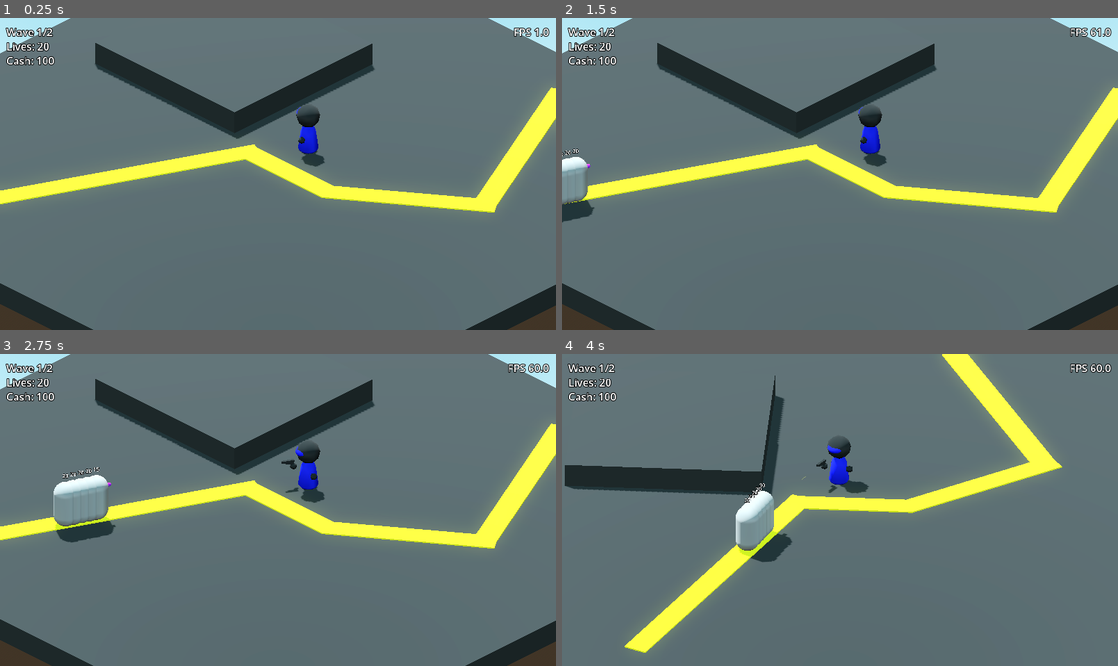
Above: before the commit, frames 1-4 (two rows, left to right).
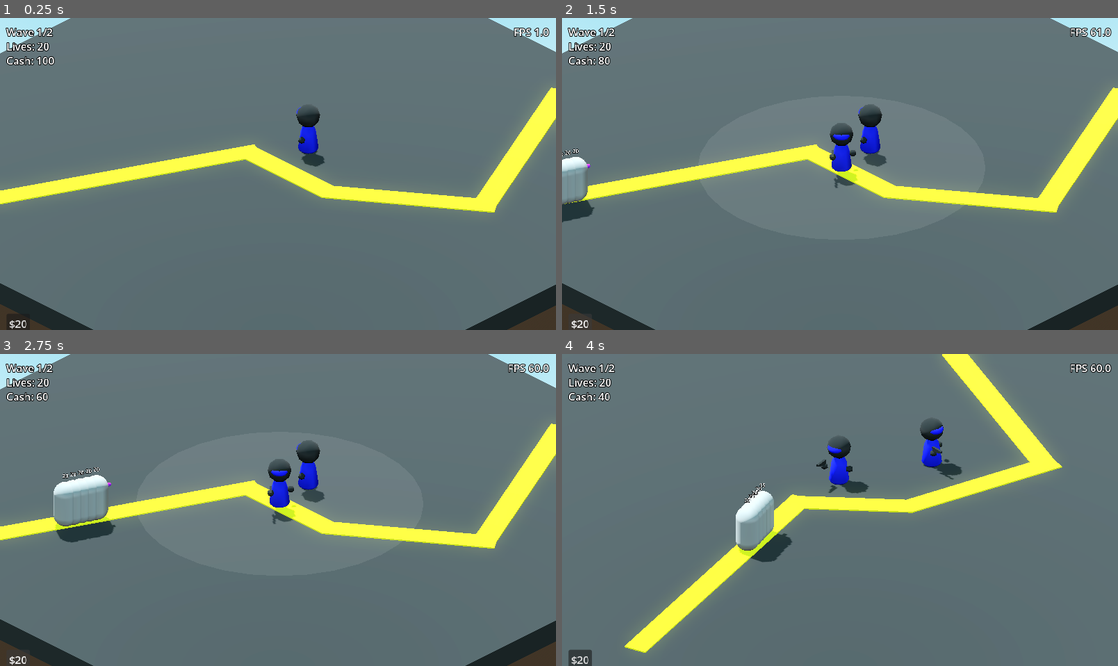
Above: after the commit, the same moments.

Repository: mathiasscherer2007/tower-defense
Game: Godot game, scene res://Scenes/main.tscn
Same seed, same stepped clock (60 frames per second), same inputs: the game is played once before the commit and once after it.
Inputs (mouse positions are in pixels of both pictures, inside the frame that each line leads up to):
- Up to frame 1 (0.25 s): no input
- Up to frame 2 (1.5 s): click (578, 323) at 0.5 s, where only the run after the commit has a clickable "$20"; click (578, 323) at 1.25 s, where only the run after the commit has a clickable "$20"
- Up to frame 3 (2.75 s): click (16, 659) at 2 s, where only the run after the commit has a clickable "$20"
- Up to frame 4 (4 s): move the mouse to (962, 494) at 2.77 s; hold A (MoveCameraLeft) 2.78-3.53 s; click (962, 494) at 2.92 s; move the mouse to (728, 525) at 3.52 s; tap D (MoveCameraRight) at 3.6 s; click (728, 525) at 3.67 s

The runs differ from the first frame. In frame 1, 4.3% of the frame differs, in the area x 1-68%, y 8-100%; in frame 2, 5.0%; in frame 3, 5.2%; in frame 4, 4.3%.
Error after the commit: Trying to assign value of type 'Nil' to a variable of type 'Vector3'. (res://Scripts/Levels/tower_handler.gd:15)

Commit message:
Add price-based tower spawn button and tower spawn capabilities

Diff:
--- a/Scenes/Levels/level.tscn
+++ b/Scenes/Levels/level.tscn
@@ -4,7 +4,9 @@
 [ext_resource type="Script" uid="uid://d12asrtuhipwj" path="res://Scripts/Player/player.gd" id="2_7x7pb"]
 [ext_resource type="Script" uid="uid://c0e81rg0tmd8y" path="res://Scripts/User Interface/camera_handler.gd" id="3_tq1so"]
 [ext_resource type="Script" uid="uid://bcicqcj7lwhda" path="res://Scripts/Levels/enemy_handler.gd" id="3_yjxcc"]
+[ext_resource type="Script" uid="uid://b23ss3oudspfs" path="res://Scripts/Levels/tower_handler.gd" id="4_lhx7y"]
 [ext_resource type="Script" uid="uid://deofo65uidnb8" path="res://Scripts/Levels/wave_handler.gd" id="4_lkqqh"]
+[ext_resource type="Script" uid="uid://dkuhnuppj4jts" path="res://Scripts/Levels/placement_handler.gd" id="5_rv5g2"]
 
 [node name="Level" type="Node3D" unique_id=2011401683]
 script = ExtResource("1_f1n8c")
@@ -21,10 +23,14 @@
 [node name="EnemyHandler" type="Path3D" parent="." unique_id=932929914]
 script = ExtResource("3_yjxcc")
 
-[node name="Towers" type="Node3D" parent="." unique_id=1765927691]
+[node name="TowerHandler" type="Node3D" parent="." unique_id=1765927691]
+script = ExtResource("4_lhx7y")
 
 [node name="WaveHandler" type="Node3D" parent="." unique_id=932217088]
 script = ExtResource("4_lkqqh")
 
+[node name="PlacementHandler" type="Node3D" parent="." unique_id=448176626]
+script = ExtResource("5_rv5g2")
+
 [node name="Player" type="Node" parent="." unique_id=269792513]
 script = ExtResource("2_7x7pb")
--- a/Scenes/Levels/test/test1.tscn
+++ b/Scenes/Levels/test/test1.tscn
@@ -66,6 +66,9 @@
 [sub_resource type="StandardMaterial3D" id="StandardMaterial3D_x2qse"]
 albedo_color = Color(0.15127608, 0.15127608, 0.15127605, 1)
 
+[sub_resource type="BoxShape3D" id="BoxShape3D_x2qse"]
+size = Vector3(30, 0.001, 30)
+
 [node name="Level" unique_id=2011401683 instance=ExtResource("1_7joup")]
 
 [node name="DirectionalLight3D" type="DirectionalLight3D" parent="." index="0" unique_id=1734798752]
@@ -89,7 +92,7 @@
 transform = Transform3D(-4.371139e-08, 0, 1, 0, 1, 0, -1, 0, -4.371139e-08, 0, 0.05, 3)
 curve = SubResource("Curve3D_y5gs5")
 
-[node name="TestBasic" parent="Towers" parent_id_path=PackedInt32Array(1765927691) index="0" unique_id=1272181662 instance=ExtResource("2_y5gs5")]
+[node name="TestBasic" parent="TowerHandler" parent_id_path=PackedInt32Array(1765927691) index="0" unique_id=1272181662 instance=ExtResource("2_y5gs5")]
 transform = Transform3D(1, 0, 0, 0, 1, 0, 0, 0, 1, 1.9356995, 0, -0.24145031)
 
 [node name="WaveHandler" parent="." index="5" unique_id=932217088]
@@ -100,16 +103,12 @@
 [node name="CSGBox3D" type="CSGBox3D" parent="Geometry" index="0" unique_id=1890026742]
 transform = Transform3D(1, 0, 0, 0, 1, 0, 0, 0, 1, 0, -0.5, 0)
 layers = 8
+collision_layer = 8
+collision_mask = 0
 size = Vector3(30, 1, 30)
 material = SubResource("StandardMaterial3D_x2qse")
 
-[node name="CSGBox3D2" type="CSGBox3D" parent="Geometry" index="1" unique_id=925491025]
-transform = Transform3D(0.27040052, 0, 0, 0, 1, 0, 0, 0, 0.27341396, 4.797, 0.5, -7.495)
-layers = 8
-size = Vector3(30, 1, 30)
-material = SubResource("StandardMaterial3D_x2qse")
-
-[node name="Path" type="Node3D" parent="Geometry" index="2" unique_id=1571035114]
+[node name="Path" type="Node3D" parent="Geometry" index="1" unique_id=1571035114]
 transform = Transform3D(-4.371139e-08, 0, 1, 0, 1, 0, -1, 0, -4.371139e-08, 0, 0, 3)
 
 [node name="CSGBox3D" type="CSGBox3D" parent="Geometry/Path" index="0" unique_id=1482054756]
@@ -132,5 +131,16 @@
 material_override = ExtResource("3_u46i1")
 size = Vector3(1, 1, 5.139489)
 
-[node name="Player" parent="." index="7" unique_id=269792513]
+[node name="Area3D" type="Area3D" parent="Geometry" index="2" unique_id=563205370]
+collision_layer = 8
+collision_mask = 0
+
+[node name="CollisionShape3D" type="CollisionShape3D" parent="Geometry/Area3D" index="0" unique_id=865167173]
+transform = Transform3D(1, 0, 0, 0, 1, 0, 0, 0, 1, 0, -0.0063841343, 0)
+shape = SubResource("BoxShape3D_x2qse")
+
+[node name="PlacementHandler" parent="." index="7" unique_id=448176626 node_paths=PackedStringArray("camera_handler")]
+camera_handler = NodePath("../CameraHandler")
+
+[node name="Player" parent="." index="8" unique_id=269792513]
 starter_cash = 100
--- a/Scenes/Towers/test/testbasic.tscn
+++ b/Scenes/Towers/test/testbasic.tscn
@@ -161,8 +161,12 @@
 
 [sub_resource type="CylinderShape3D" id="CylinderShape3D_5r4yd"]
 
+[sub_resource type="CylinderShape3D" id="CylinderShape3D_hoheq"]
+height = 4.0
+radius = 0.8
+
 [node name="TestBasic" unique_id=1272181662 node_paths=PackedStringArray("look_meshes", "rotate_meshes") instance=ExtResource("1_lcgip")]
-max_range = 10.0
+max_range = 6.0
 projectile = ExtResource("2_hoax2")
 damage = 5.0
 cooldown = 1.5
@@ -216,7 +220,11 @@
 transform = Transform3D(1, 0, 0, 0, 1, 0, 0, 0, 1, 0, 1, 0)
 
 [node name="MeshInstance3D" parent="Range" index="1" unique_id=1526959967]
-transform = Transform3D(1, 0, 0, 0, 1, 0, 0, 0, 1, 0, -1, 0)
-
-[node name="Cooldown" parent="." index="4" unique_id=2144439341]
+transform = Transform3D(1, 0, 0, 0, 1, 0, 0, 0, 1, 0, -0.98, 0)
+
+[node name="CollisionShape3D" parent="Footprint" parent_id_path=PackedInt32Array(1424510614) index="0" unique_id=1247270927]
+transform = Transform3D(1, 0, 0, 0, 1, 0, 0, 0, 1, 0, 1, 0)
+shape = SubResource("CylinderShape3D_hoheq")
+
+[node name="Cooldown" parent="." index="5" unique_id=2144439341]
 wait_time = 0.5
--- a/Scenes/Towers/tower.tscn
+++ b/Scenes/Towers/tower.tscn
@@ -29,11 +29,14 @@
 [node name="Hitbox" type="Area3D" parent="." unique_id=453137681]
 collision_layer = 4
 collision_mask = 8
+monitoring = false
 
 [node name="CollisionShape3D" type="CollisionShape3D" parent="Hitbox" unique_id=1463654904]
 
 [node name="Range" type="Area3D" parent="." unique_id=712720790]
+transform = Transform3D(1, 0, 0, 0, 1, 0, 0, 0, 1, 0, 0.005, 0)
 collision_layer = 32
+monitoring = false
 
 [node name="CollisionShape3D" type="CollisionShape3D" parent="Range" unique_id=1003464765]
 shape = SubResource("SphereShape3D_avmbn")
@@ -41,6 +44,13 @@
 [node name="MeshInstance3D" type="MeshInstance3D" parent="Range" unique_id=1526959967]
 mesh = SubResource("CylinderMesh_x2qse")
 
+[node name="Footprint" type="Area3D" parent="." unique_id=1424510614]
+collision_layer = 32
+collision_mask = 32
+
+[node name="CollisionShape3D" type="CollisionShape3D" parent="Footprint" unique_id=1247270927]
+debug_color = Color(0.99520665, 0, 0.21706602, 0.41960785)
+
 [node name="Cooldown" type="Timer" parent="." unique_id=2144439341]
 one_shot = true
 
--- /dev/null
+++ b/Scenes/User Interface/level_ui.tscn
@@ -0,0 +1,104 @@
+[gd_scene format=3 uid="uid://ganwh2jlpq84"]
+
+[ext_resource type="Script" uid="uid://4wrut2wtgfyr" path="res://Scripts/User Interface/level_ui.gd" id="1_4m0px"]
+[ext_resource type="Script" uid="uid://oryg0eqir5d5" path="res://Scripts/User Interface/tower_button.gd" id="2_ytshh"]
+[ext_resource type="PackedScene" uid="uid://dsd6jkwa7ae8g" path="res://Scenes/Towers/test/testbasic.tscn" id="3_pqnd2"]
+
+[sub_resource type="LabelSettings" id="LabelSettings_bo1nx"]
+outline_size = 4
+outline_color = Color(0, 0, 0, 1)
+
+[sub_resource type="LabelSettings" id="LabelSettings_8gbba"]
+outline_size = 4
+outline_color = Color(0, 0, 0, 1)
+
+[node name="UI" type="Control" unique_id=966338459]
+propagate_maximum_size = true
+layout_mode = 3
+anchors_preset = 15
+anchor_right = 1.0
+anchor_bottom = 1.0
+grow_horizontal = 2
+grow_vertical = 2
+script = ExtResource("1_4m0px")
+
+[node name="MarginContainer" type="MarginContainer" parent="." unique_id=1922171405]
+layout_mode = 1
+anchors_preset = 15
+anchor_right = 1.0
+anchor_bottom = 1.0
+grow_horizontal = 2
+grow_vertical = 2
+theme_override_constants/margin_left = 10
+theme_override_constants/margin_top = 10
+theme_override_constants/margin_right = 10
+theme_override_constants/margin_bottom = 10
+
+[node name="Container" type="Control" parent="MarginContainer" unique_id=1529698486]
+layout_mode = 2
+size_flags_horizontal = 0
+size_flags_vertical = 0
+
+[node name="Wave" type="Label" parent="MarginContainer/Container" unique_id=1172309245]
+layout_mode = 0
+offset_right = 51.0
+offset_bottom = 23.0
+size_flags_horizontal = 0
+size_flags_vertical = 0
+text = "Wave: "
+label_settings = SubResource("LabelSettings_bo1nx")
+
+[node name="Lives" type="Label" parent="MarginContainer/Container" unique_id=457783884]
+layout_mode = 0
+offset_top = 22.0
+offset_right = 48.0
+offset_bottom = 45.0
+size_flags_horizontal = 0
+size_flags_vertical = 0
+text = "Lives: "
+label_settings = SubResource("LabelSettings_8gbba")
+
+[node name="Cash" type="Label" parent="MarginContainer/Container" unique_id=1961297689]
+layout_mode = 0
+offset_top = 44.0
+offset_right = 48.0
+offset_bottom = 67.0
+size_flags_horizontal = 0
+size_flags_vertical = 0
+text = "Cash:"
+label_settings = SubResource("LabelSettings_8gbba")
+
+[node name="ContainerRight" type="Control" parent="MarginContainer" unique_id=645845013]
+layout_mode = 2
+size_flags_horizontal = 8
+size_flags_vertical = 0
+
+[node name="FPS" type="Label" parent="MarginContainer/ContainerRight" unique_id=1468314748]
+layout_mode = 0
+offset_left = -89.0
+offset_bottom = 23.0
+size_flags_horizontal = 8
+size_flags_vertical = 0
+text = "FPS"
+label_settings = SubResource("LabelSettings_bo1nx")
+horizontal_alignment = 2
+uppercase = true
+
+[node name="Control" type="Control" parent="MarginContainer" unique_id=1832100700]
+layout_mode = 2
+size_flags_vertical = 8
+
+[node name="TowerButtonContainer" type="HBoxContainer" parent="MarginContainer/Control" unique_id=1465569241]
+layout_mode = 1
+anchors_preset = 15
+anchor_right = 1.0
+anchor_bottom = 1.0
+grow_horizontal = 2
+grow_vertical = 2
+
+[node name="Button" type="Button" parent="MarginContainer/Control/TowerButtonContainer" unique_id=1808764231]
+layout_mode = 2
+text = "50"
+script = ExtResource("2_ytshh")
+tower_scene = ExtResource("3_pqnd2")
+price = 20
--- a/Scenes/main.tscn
+++ b/Scenes/main.tscn
@@ -2,91 +2,13 @@
 
 [ext_resource type="Script" uid="uid://cjppaj8g2acyq" path="res://Scripts/main.gd" id="1_bo1nx"]
 [ext_resource type="PackedScene" uid="uid://cyc4kcccx26jy" path="res://Scenes/Levels/test/test1.tscn" id="1_jjgbg"]
-[ext_resource type="Script" uid="uid://4wrut2wtgfyr" path="res://Scripts/User Interface/level_ui.gd" id="3_8gbba"]
-
-[sub_resource type="LabelSettings" id="LabelSettings_bo1nx"]
-outline_size = 4
-outline_color = Color(0, 0, 0, 1)
-
-[sub_resource type="LabelSettings" id="LabelSettings_8gbba"]
-outline_size = 4
-outline_color = Color(0, 0, 0, 1)
+[ext_resource type="PackedScene" uid="uid://ganwh2jlpq84" path="res://Scenes/User Interface/level_ui.tscn" id="2_8gbba"]
 
 [node name="Main" type="Node3D" unique_id=1285905166]
 script = ExtResource("1_bo1nx")
 
 [node name="CanvasLayer" type="CanvasLayer" parent="." unique_id=693412783]
 
-[node name="UI" type="Control" parent="CanvasLayer" unique_id=1289372040]
-propagate_maximum_size = true
-layout_mode = 3
-anchors_preset = 15
-anchor_right = 1.0
-anchor_bottom = 1.0
-grow_horizontal = 2
-grow_vertical = 2
-script = ExtResource("3_8gbba")
-
-[node name="MarginContainer" type="MarginContainer" parent="CanvasLayer/UI" unique_id=757395120]
-layout_mode = 1
-anchors_preset = 15
-anchor_right = 1.0
-anchor_bottom = 1.0
-grow_horizontal = 2
-grow_vertical = 2
-theme_override_constants/margin_left = 10
-theme_override_constants/margin_top = 10
-theme_override_constants/margin_right = 10
-theme_override_constants/margin_bottom = 10
-
-[node name="Container" type="Control" parent="CanvasLayer/UI/MarginContainer" unique_id=1998576758]
-layout_mode = 2
-size_flags_horizontal = 0
-size_flags_vertical = 0
-
-[node name="Wave" type="Label" parent="CanvasLayer/UI/MarginContainer/Container" unique_id=1480328963]
-layout_mode = 0
-offset_right = 51.0
-offset_bottom = 23.0
-size_flags_horizontal = 0
-size_flags_vertical = 0
-text = "Wave: "
-label_settings = SubResource("LabelSettings_bo1nx")
-
-[node name="Lives" type="Label" parent="CanvasLayer/UI/MarginContainer/Container" unique_id=1807829110]
-layout_mode = 0
-offset_top = 22.0
-offset_right = 48.0
-offset_bottom = 45.0
-size_flags_horizontal = 0
-size_flags_vertical = 0
-text = "Lives: "
-label_settings = SubResource("LabelSettings_8gbba")
-
-[node name="Cash" type="Label" parent="CanvasLayer/UI/MarginContainer/Container" unique_id=832449674]
-layout_mode = 0
-offset_top = 44.0
-offset_right = 48.0
-offset_bottom = 67.0
-size_flags_horizontal = 0
-size_flags_vertical = 0
-text = "Cash:"
-label_settings = SubResource("LabelSettings_8gbba")
-
-[node name="ContainerRight" type="Control" parent="CanvasLayer/UI/MarginContainer" unique_id=2054759158]
-layout_mode = 2
-size_flags_horizontal = 8
-size_flags_vertical = 0
-
-[node name="FPS" type="Label" parent="CanvasLayer/UI/MarginContainer/ContainerRight" unique_id=1176388952]
-layout_mode = 0
-offset_left = -89.0
-offset_bottom = 23.0
-size_flags_horizontal = 8
-size_flags_vertical = 0
-text = "FPS"
-label_settings = SubResource("LabelSettings_bo1nx")
-horizontal_alignment = 2
-uppercase = true
+[node name="UI" parent="CanvasLayer" unique_id=966338459 instance=ExtResource("2_8gbba")]
 
 [node name="Level" parent="." unique_id=2011401683 instance=ExtResource("1_jjgbg")]
--- a/Scripts/Levels/level.gd
+++ b/Scripts/Levels/level.gd
@@ -31,6 +31,12 @@
 @onready var wave_handler = $WaveHandler
 @onready var player = $Player
 @onready var camera_handler = $CameraHandler
+@onready var placement_handler = $PlacementHandler
+@onready var tower_handler = $TowerHandler
+
+
+func setup(args: Dictionary) -> void:
+	placement_handler.setup(args.get("ui-button-container"))
 
 
 func _ready() -> void:
@@ -44,6 +50,9 @@
 	wave_handler.wave_change.connect(_on_wave_change)
 	player.health_change.connect(_on_player_health_change)
 	player.cash_change.connect(_on_player_cash_change)
+
+	placement_handler.tower_placed.connect(tower_handler._on_tower_placed)
+	placement_handler.tower_placed.connect(player._on_tower_placed)
 
 	wave_change.emit({
 		"current_wave": current_wave,
--- /dev/null
+++ b/Scripts/Levels/placement_handler.gd
@@ -0,0 +1,60 @@
+class_name PlacementHandler extends Node3D
+
+
+signal tower_placed(data: Dictionary)
+
+@export var camera_handler: CameraHandler
+
+var selected_tower_scene: PackedScene
+var price: int
+var preview_node: Node3D = null
+
+
+func setup(button_container: Container) -> void:
+	for button in button_container.get_children():
+		if button is TowerButton:
+			button.tower_selected.connect(_on_tower_selected)
+
+
+func _on_tower_selected(data: Dictionary) -> void:
+	selected_tower_scene = data.get("scene")
+	price = data.get("price")
+
+	if preview_node:
+		preview_node.queue_free()
+
+	preview_node = selected_tower_scene.instantiate()
+	add_child(preview_node)
+	var cam_pos = camera_handler.get_camera_position()
+	if preview_node.global_rotation != Vector3(cam_pos.x, preview_node.global_position.y, cam_pos.z):
+		preview_node.look_at(Vector3(cam_pos.x, preview_node.global_position.y, cam_pos.z))
+
+
+func _physics_process(_delta: float) -> void:
+	if preview_node:
+		var pos = camera_handler.mousepos_raycast(0b00000000_00000000_00000000_01001000).get("position")
+		if pos:
+			preview_node.global_position = pos
+
+
+func _input(event: InputEvent) -> void:
+	if selected_tower_scene != null:
+		if event is InputEventMouseButton and event.button_index == MOUSE_BUTTON_LEFT:
+			tower_placed.emit({
+				"scene": selected_tower_scene,
+				"position": camera_handler.mousepos_raycast(0b00000000_00000000_00000000_00001000).get("position"),
+				"rotation": preview_node.global_rotation,
+				"price": price
+			})
+			cancel_placement()
+
+		elif event is InputEventMouseButton and event.button_index == MOUSE_BUTTON_RIGHT:
+			cancel_placement()
+
+
+func cancel_placement() -> void:
+	if preview_node:
+		preview_node.queue_free()
+		preview_node = null
+	selected_tower_scene = null
+	price = 0
--- /dev/null
+++ b/Scripts/Levels/tower_handler.gd
@@ -0,0 +1,23 @@
+class_name TowerHandler extends Node3D
+
+
+signal tower_placed(data: Dictionary)
+
+
+func _ready() -> void:
+	for child in get_children():
+		if child is Tower:
+			child.activate()
+
+
+func _on_tower_placed(data: Dictionary) -> void:
+	var tower = data.get("scene").instantiate()
+	var pos: Vector3 = data.get("position")
+
+	tower.mode = Enums.tower_modes.TOWER
+	add_child(tower)
+	tower.global_position = pos
+	tower.global_rotation = data.get("rotation")
+	tower_placed.emit({
+		"tower": tower
+	})
--- a/Scripts/Player/player.gd
+++ b/Scripts/Player/player.gd
@@ -22,3 +22,9 @@
 func _on_enemy_death(data: Dictionary) -> void:
 	cash += data.get("cash")
 	cash_change.emit({ "cash": cash })
+
+
+func _on_tower_placed(data: Dictionary) -> void:
+	var tower_cost = data.get("price")
+	cash -= tower_cost
+	cash_change.emit({ "cash": self.cash })
--- a/Scripts/Towers/tower.gd
+++ b/Scripts/Towers/tower.gd
@@ -1,11 +1,9 @@
 class_name Tower extends Node3D
 
 
-enum targeting_types {FIRST, LAST, CLOSE, STRONG} # will only implement first for now
-
 ## Radius of the range area in meters
 @export var max_range: float
-@export var targeting_type: targeting_types = targeting_types.FIRST
+@export var targeting_type: Enums.targeting_types = Enums.targeting_types.FIRST
 ## Projectile shot by the tower
 @export_group("Projectile Properties")
 @export var projectile: PackedScene
@@ -23,17 +21,20 @@
 var projectile_args: Dictionary
 var can_shoot: bool = true
 var enemies_in_range: Array = []
-var selected = false
+var selected = true
+var mode = Enums.tower_modes.PLACEMENT
 
-@onready var range_area = $Range/CollisionShape3D
+@onready var range_area_shape = $Range/CollisionShape3D
 @onready var range_mesh = $Range/MeshInstance3D
+@onready var range_area = $Range
+@onready var hitbox = $Hitbox
 @onready var projectile_container = $Projectiles
 @onready var projectile_spawn_point = find_child('ProjectileSpawnPoint')
 
 
 func _ready() -> void:
-	if range_area.shape is SphereShape3D:
-		range_area.shape.radius = max_range
+	if range_area_shape.shape is SphereShape3D:
+		range_area_shape.shape.radius = max_range
 
 	range_mesh.scale.x = max_range * 2
 	range_mesh.scale.z = max_range * 2
@@ -47,6 +48,15 @@
 		"speed": self.projectile_speed,
 		"lifetime": self.projectile_lifetime
 	}
+
+	if mode == Enums.tower_modes.TOWER:
+		activate()
+
+
+func activate() -> void: # for when the tower goes from placement mode to "tower mode"
+	range_area.set_monitoring(true)
+	hitbox.set_monitoring(true)
+	toggle_select()
 
 
 func _process(_delta: float) -> void:
@@ -77,11 +87,11 @@
 		timer.connect("timeout", _on_cooldown_timeout)
 
 
-func determine_target(targeting: targeting_types) -> Enemy:
+func determine_target(targeting: Enums.targeting_types) -> Enemy:
 	var result = enemies_in_range[0]
 
 	match targeting:
-		targeting_types.FIRST:
+		Enums.targeting_types.FIRST:
 			var dist = 0
 			for enemy in enemies_in_range:
 				var progress = enemy.get_path_progress().get("progress")
@@ -89,7 +99,7 @@
 					dist = progress
 					result = enemy
 
-		targeting_types.LAST:
+		Enums.targeting_types.LAST:
 			var dist = enemies_in_range[0].get_path_progress().get("progress")
 			for enemy in enemies_in_range:
 				var progress = enemy.get_path_progress().get("progress")
@@ -97,7 +107,7 @@
 					dist = progress
 					result = enemy
 
-		targeting_types.CLOSE:
+		Enums.targeting_types.CLOSE:
 			var smallest_distance = self.global_position.distance_to(enemies_in_range[0].global_position)
 			for enemy in enemies_in_range:
 				var distance = self.global_position.distance_to(enemy.global_position)
@@ -105,7 +115,7 @@
 					smallest_distance = distance
 					result = enemy
 
-		targeting_types.STRONG:
+		Enums.targeting_types.STRONG:
 			var biggest_health = enemies_in_range[0].health
 			for enemy in enemies_in_range:
 				var health = enemy.health
--- /dev/null
+++ b/Scripts/Types/enums.gd
@@ -0,0 +1,4 @@
+extends Node
+
+enum targeting_types {FIRST, LAST, CLOSE, STRONG}
+enum tower_modes {PLACEMENT, TOWER}
--- a/Scripts/User Interface/camera_handler.gd
+++ b/Scripts/User Interface/camera_handler.gd
@@ -1,4 +1,4 @@
-extends Node3D
+class_name CameraHandler extends Node3D
 
 
 var camera_shake_noise: FastNoiseLite = FastNoiseLite.new()
@@ -25,17 +25,7 @@
 		camera.rotation.x = base_camera_data.get("camera_rotation").x
 
 	if event is InputEventMouseButton and event.pressed and event.button_index == MOUSE_BUTTON_LEFT:
-		var space_state = get_world_3d().direct_space_state
-		var mouse_pos = get_viewport().get_mouse_position()
-		var from = camera.project_ray_origin(mouse_pos)
-		var to = from + camera.project_ray_normal(mouse_pos) * 1000
-
-		var query = PhysicsRayQueryParameters3D.create(from, to)
-		query.set_collide_with_areas(true)
-		query.set_collide_with_bodies(false)
-		query.set_collision_mask(0b00000000_00000000_00000000_00000100)
-		var result = space_state.intersect_ray(query)
-
+		var result = mousepos_raycast(0b00000000_00000000_00000000_00000100)
 		var clicked_tower = null
 		if result and result.get("collider"):
 			clicked_tower = result.get("collider").get_parent()
@@ -70,16 +60,7 @@
 			self.rotation.y = 0.0
 			is_resetting_camera = false
 
-	var space_state = get_world_3d().direct_space_state
-	var mouse_pos = get_viewport().get_mouse_position()
-	var from = camera.project_ray_origin(mouse_pos)
-	var to = from + camera.project_ray_normal(mouse_pos) * 1000
-
-	var query = PhysicsRayQueryParameters3D.create(from, to)
-	query.set_collide_with_areas(true)
-	query.set_collide_with_bodies(false)
-	query.set_collision_mask(0b00000000_00000000_00000000_00000100)
-	var result = space_state.intersect_ray(query)
+	var result = mousepos_raycast(0b00000000_00000000_00000000_00000100)
 	if result:
 		pass
 	# TODO: Make a pointer that appears below a hovered tower, and stays
@@ -95,3 +76,22 @@
 	var camera_offset = camera_shake_noise.get_noise_1d(Time.get_ticks_msec()) * intensity * Globals.screen_shake_mult
 	camera.h_offset = camera_offset/5
 	camera.v_offset = camera_offset/7
+
+
+func mousepos_raycast(collision_mask: int) -> Dictionary:
+	var space_state = get_world_3d().direct_space_state
+	var mouse_pos = get_viewport().get_mouse_position()
+	var from = camera.project_ray_origin(mouse_pos)
+	var to = from + camera.project_ray_normal(mouse_pos) * 1000
+
+	var query = PhysicsRayQueryParameters3D.create(from, to)
+	query.set_collide_with_areas(true)
+	query.set_collide_with_bodies(false)
+	query.set_collision_mask(collision_mask)
+	var result = space_state.intersect_ray(query)
+
+	return result
+
+
+func get_camera_position() -> Vector3:
+	return camera.global_position
--- a/Scripts/User Interface/level_ui.gd
+++ b/Scripts/User Interface/level_ui.gd
@@ -1,10 +1,16 @@
 extends Control
 
+signal cash_change(data: Dictionary)
 
 @onready var wave_label = $MarginContainer/Container/Wave
 @onready var lives_label = $MarginContainer/Container/Lives
 @onready var cash_label = $MarginContainer/Container/Cash
 @onready var fps_label = $MarginContainer/ContainerRight/FPS
+
+
+func _ready() -> void:
+	for child in $MarginContainer/Control/TowerButtonContainer.get_children():
+		cash_change.connect(child._on_cash_change)
 
 
 func setup(starter_health: int, total_waves: int, starter_cash: int) -> void:
@@ -27,3 +33,8 @@
 
 func _on_cash_change(data: Dictionary) -> void:
 	cash_label.text = "Cash: " + str(data.get("cash"))
+	cash_change.emit({ "cash": data.get("cash") })
+
+
+func get_tower_button_container() -> Container:
+	return find_child("TowerButtonContainer", true)
--- /dev/null
+++ b/Scripts/User Interface/tower_button.gd
@@ -0,0 +1,23 @@
+class_name TowerButton extends Button
+
+signal tower_selected(data: Dictionary)
+
+@export var tower_scene: PackedScene
+@export var price: int
+
+
+func _ready() -> void:
+	pressed.connect(_on_pressed)
+	text = "$" + str(price)
+
+
+func _on_pressed() -> void:
+	if tower_scene != null:
+		tower_selected.emit({ "scene": tower_scene, "price": price })
+
+
+func _on_cash_change(data: Dictionary) -> void:
+	if data.get("cash") >= price:
+		self.disabled = false
+	else:
+		self.disabled = true
--- a/Scripts/main.gd
+++ b/Scripts/main.gd
@@ -8,7 +8,10 @@
 func _ready() -> void:
 	ui.setup(level.current_lives, level.total_waves, level.cash)
 
-
 	level.health_change.connect(ui._on_health_change)
 	level.wave_change.connect(ui._on_wave_change)
 	level.cash_change.connect(ui._on_cash_change)
+
+	level.setup({
+		"ui-button-container": ui.get_tower_button_container()
+	})
--- a/project.godot
+++ b/project.godot
@@ -18,6 +18,7 @@
 [autoload]
 
 Globals="*uid://duvug7yrye1o0"
+Enums="*uid://bf71sgx6hrb0s"
 
 [display]
 
@@ -86,6 +87,8 @@
 3d_render/layer_3="Towers"
 3d_render/layer_4="Geometry"
 3d_render/layer_5="Decals"
+3d_render/layer_6="Footprints"
+3d_render/layer_7="EnemyPath"
 3d_physics/layer_1="Enemies"
 3d_navigation/layer_1="Enemies"
 3d_physics/layer_2="Projectiles"
@@ -96,6 +99,10 @@
 3d_navigation/layer_4="Geometry"
 3d_physics/layer_5="Decals"
 3d_navigation/layer_5="Decals"
+3d_physics/layer_6="Footprints"
+3d_navigation/layer_6="Footprints"
+3d_physics/layer_7="EnemyPath"
+3d_navigation/layer_7="EnemyPath"
 
 [physics]
 
Not shown, added: Scripts/Levels/placement_handler.gd.uid
Not shown, added: Scripts/Levels/tower_handler.gd.uid
Not shown, added: Scripts/Types/enums.gd.uid
Not shown, added: Scripts/User Interface/tower_button.gd.uid
